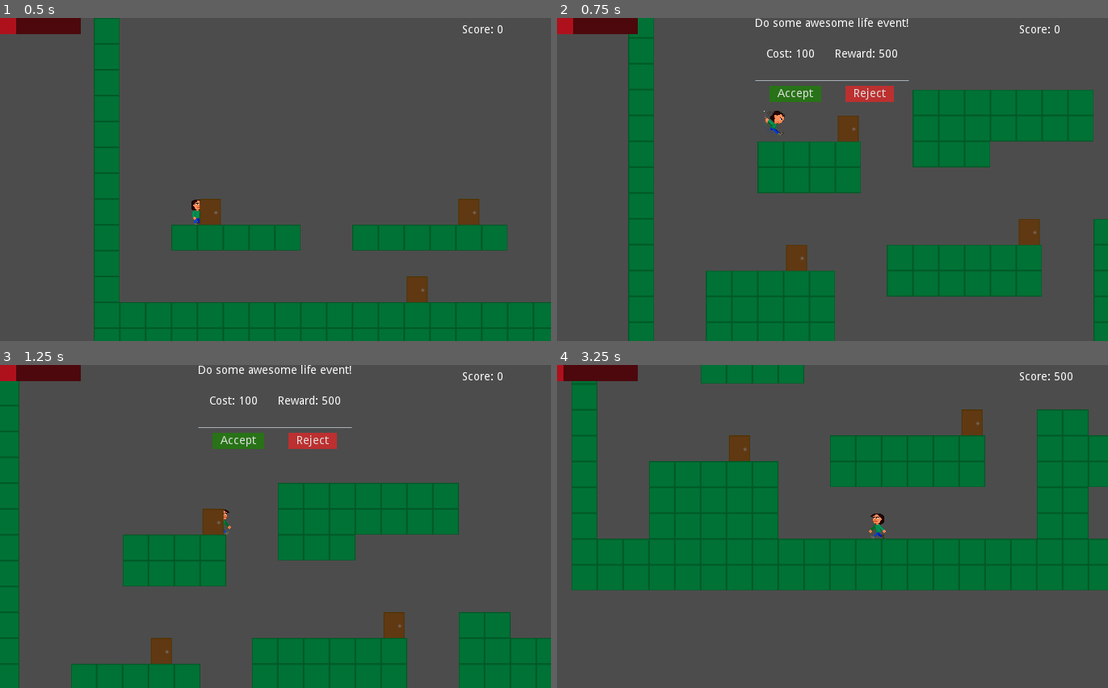
Above: before the commit, frames 1-4 (two rows, left to right).
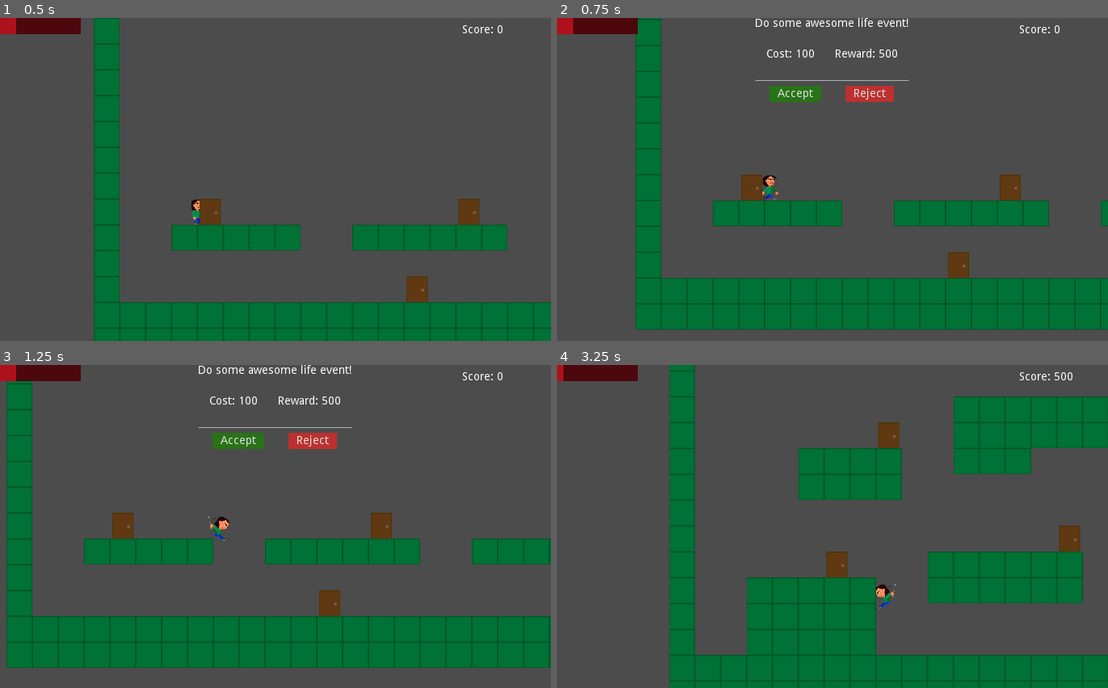
Above: after the commit, the same moments.

Repository: Jantho1990/ld44-janus
Game: Godot game, scene res://screens/MainGame.tscn
Two runs of this game, one before a commit and one after it. Both use one fixed random seed, a clock stepped at 60 frames per second and the inputs below.
Inputs:
- Up to frame 1 (0.5 s): no input
- Up to frame 2 (0.75 s): tap Enter (ui_accept) at 0.5 s; hold Right (ui_right) from 0.53 s (still down); tap E (interact) at 0.6 s
- Up to frame 3 (1.25 s): keep holding Right (ui_right); tap Enter (ui_accept) at 0.77 s
- Up to frame 4 (3.25 s): release Right (ui_right) at 1.25 s; click "Accept" at 1.25 s; hold Right (ui_right) 2.03-2.78 s; tap E (interact) at 2.1, 2.85 s; tap Enter (ui_accept) at 2.27 s; hold Left (ui_left) from 2.78 s (still down)

Frame 1 is identical in both runs. In frame 2, 31% of the frame differs, in the area x 12-100%, y 0-100%; in frame 3, 30%; in frame 4, 47%, in the area x 2-100%, y 0-100%.

Commit message:
accessing door now triggers life event first, and only teleports when life event is accepted

Diff:
--- a/maps/WorldMap.gd
+++ b/maps/WorldMap.gd
@@ -25,7 +25,7 @@
 	else:
 		print("No player found.")
 
-	EventBus.listen('door_accessed', self, 'on_Door_accessed')
+	EventBus.listen('life_event_accepted', self, 'on_Life_event_accepted')
 
 	load_maps()
 
@@ -105,9 +105,9 @@
 			$Player.position = portal.position + Vector2($Player.width, $Player.height) + Vector2(0, 3) # 3 seems to be the magic number to prevent falling animation while still allowing jumps
 			break
 
-func on_Door_accessed(data):
+func on_Life_event_accepted(data):
 	print("Door was accessed: ", data)
-	var current_map_index = data.map_index
+	var current_map_index = active_map.map_index
 
 	# We will use this for generating the next map
 	# later on in the function
--- a/systems/life_events/LifeEvent.gd
+++ b/systems/life_events/LifeEvent.gd
@@ -21,5 +21,8 @@
 
 func _on_Accept_pressed():
 	EventBus.dispatch("hurt_player", { "amount": cost })
+	EventBus.dispatch("life_event_accepted", {
+
+	})
 	Score.add(reward)
 	get_parent().remove_life_event()
